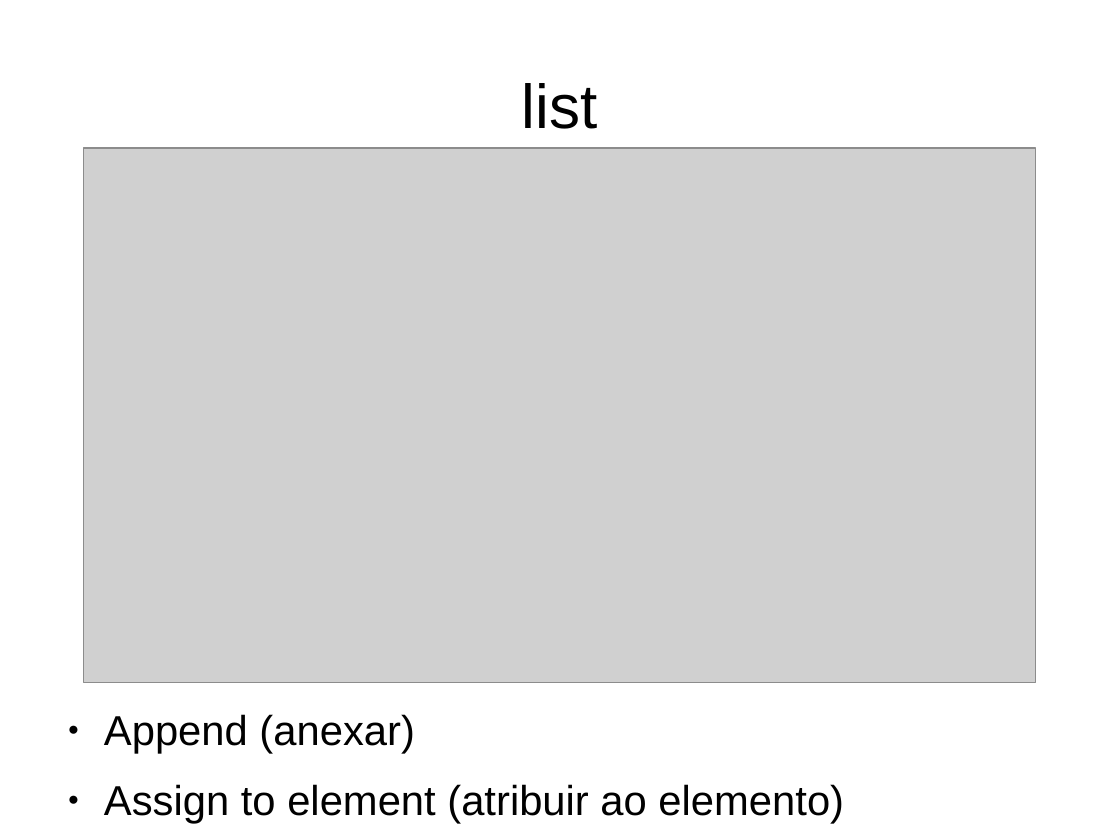
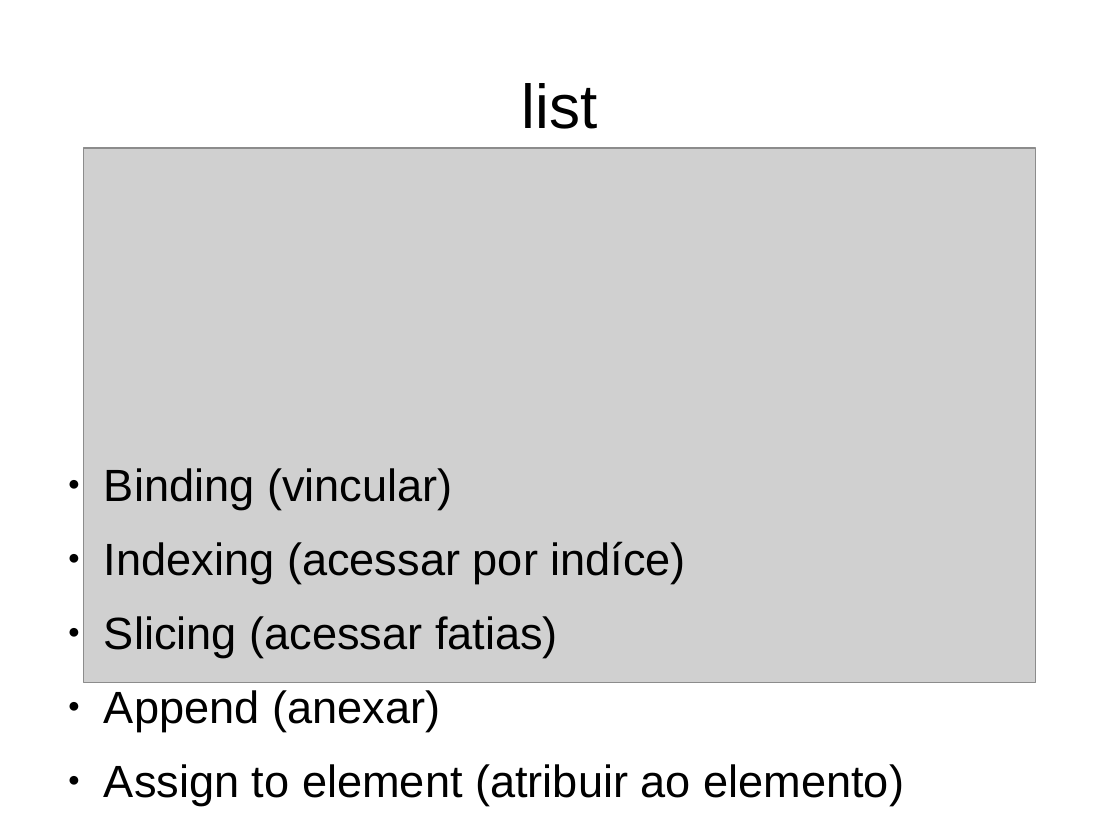
Before and after one commit to iurisegtovich/CursoSciPySEQ2018, a slide deck: slide 21 of source/curso_c2_logica_e_sintaxe.odp (slide 19 before the commit). Drawn at 1120x840 pixels with LibreOffice and Linux fonts; fonts in the diff are those of the drawing; grey boxes stand for pictures. Boxes give left, top, right and bottom in pixels: in the first picture for what was removed or moved away, otherwise in the second. Text is boxed around its words. In the diff, an @@ line names an element or a change of style, - is before the commit and + after.

```diff
--- a/source/curso_c2_logica_e_sintaxe.odp
+++ b/source/curso_c2_logica_e_sintaxe.odp
@@ text "Binding (vincular)": place and size @@
-text "Binding (vincular)" at (104,714,844,824)
+text "Binding (vincular)" at (104,468,904,806)
@@ text at (104,468,686,658): paragraphs added @@
+● Binding (vincular)
+● Indexing (acessar por indíce)
+● Slicing (acessar fatias)
@@ text at (104,690,904,806): size 29.6 to 32 pt in "Append (anexar)", "Assign to element (atribuir ao elemento)" @@
```
Also in this commit, not shown: 9 other slides changed, 22 slides added, 3 slides removed, 6 other files.
